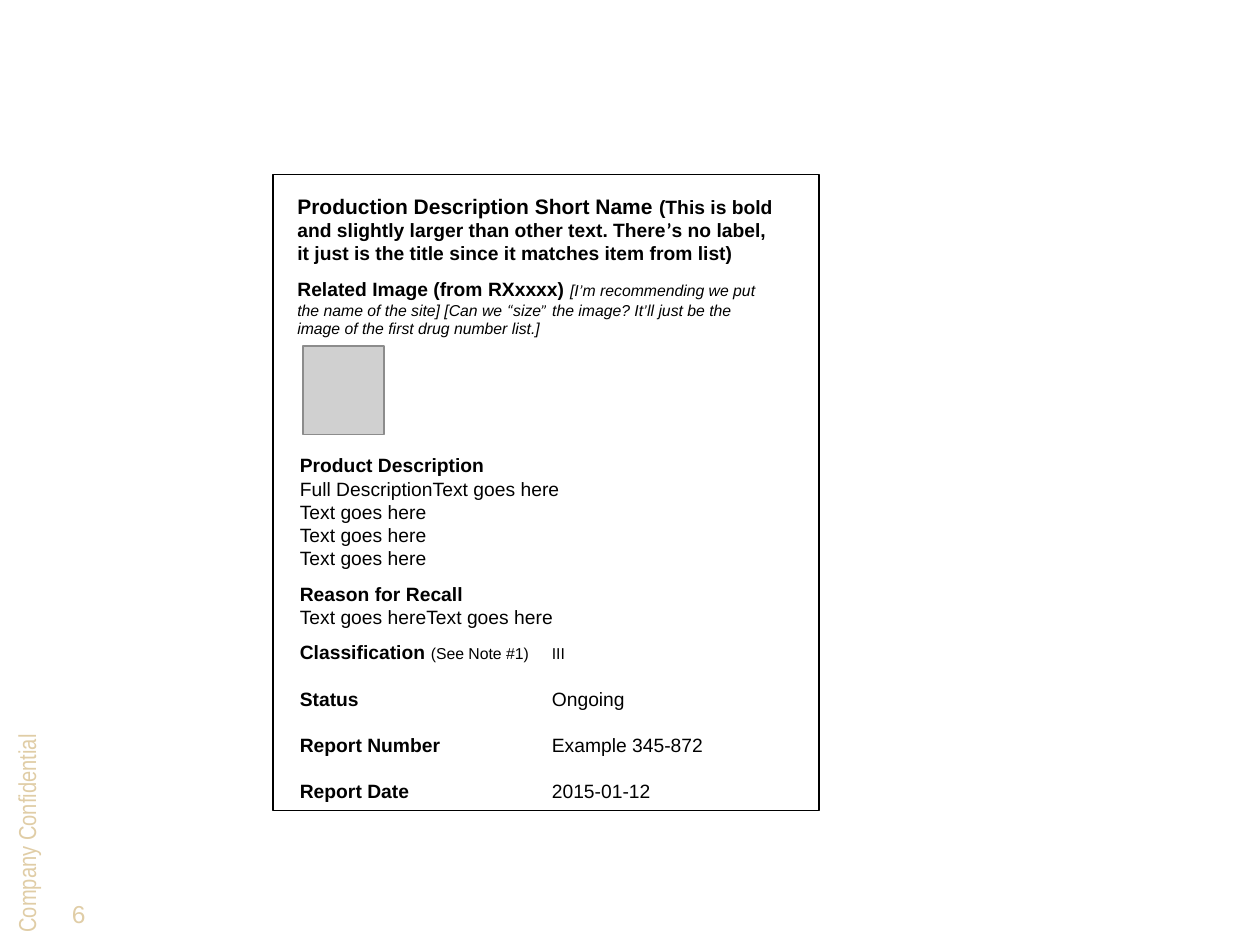
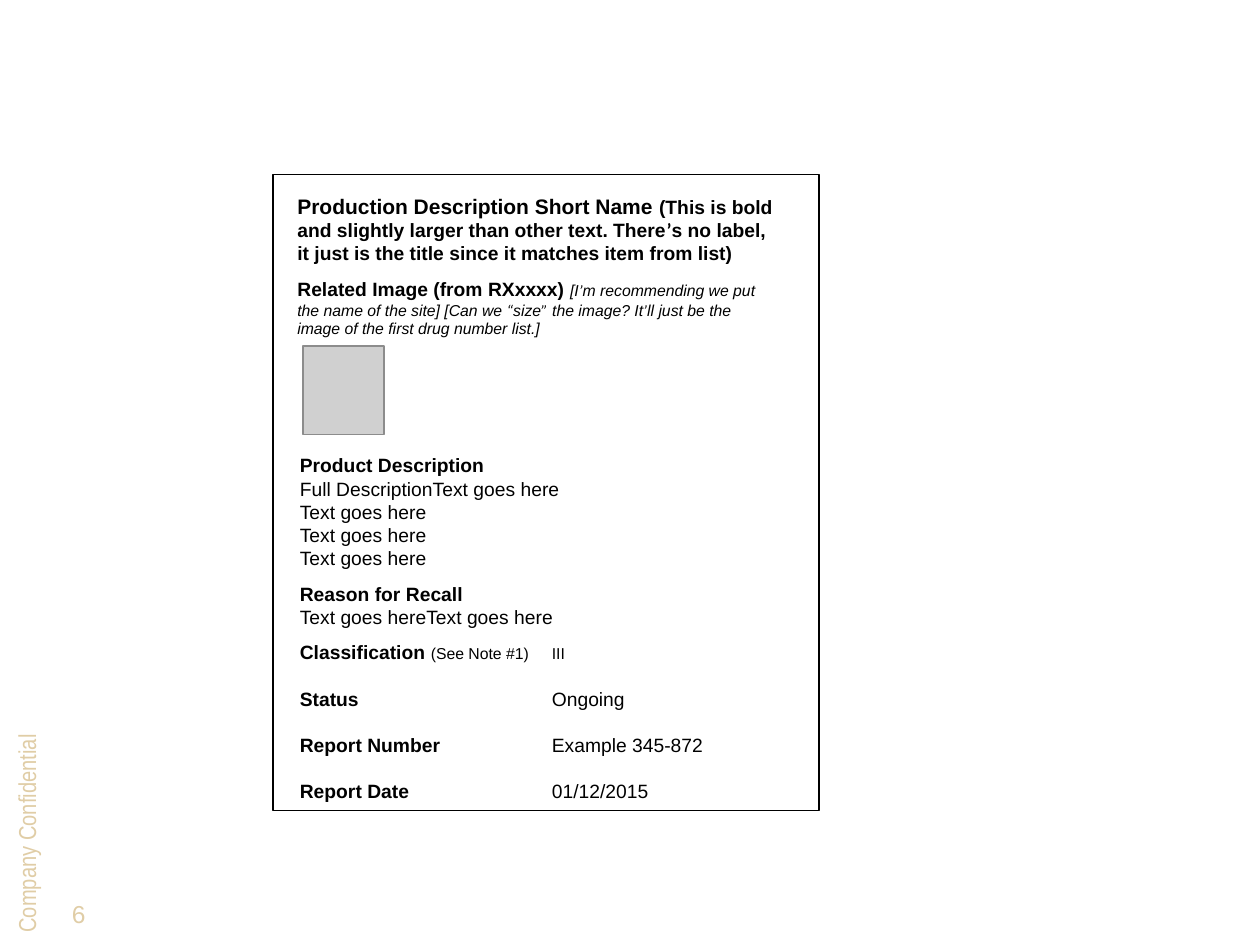
Before and after one commit to DevTechnology/DRIC, a slide deck: slide 6 of Documentation/Design/Wireframes/DRIC wireframes.pptx. Drawn at 1260x945 pixels with LibreOffice and Linux fonts; fonts in the diff are those of the drawing; grey boxes stand for pictures; background and template pictures are left out. Boxes give left, top, right and bottom in pixels: in the first picture for what was removed or moved away, otherwise in the second. Text is boxed around its words. In the diff, an @@ line names an element or a change of style, - is before the commit and + after.

```diff
--- a/Documentation/Design/Wireframes/DRIC wireframes.pptx
+++ b/Documentation/Design/Wireframes/DRIC wireframes.pptx
@@ text at [300, 784, 648, 802]: text changed @@
-Report Date 2015-01-12
+Report Date 01/12/2015
```
Also in this commit, not shown: 3 other slides changed, 6 other files.
